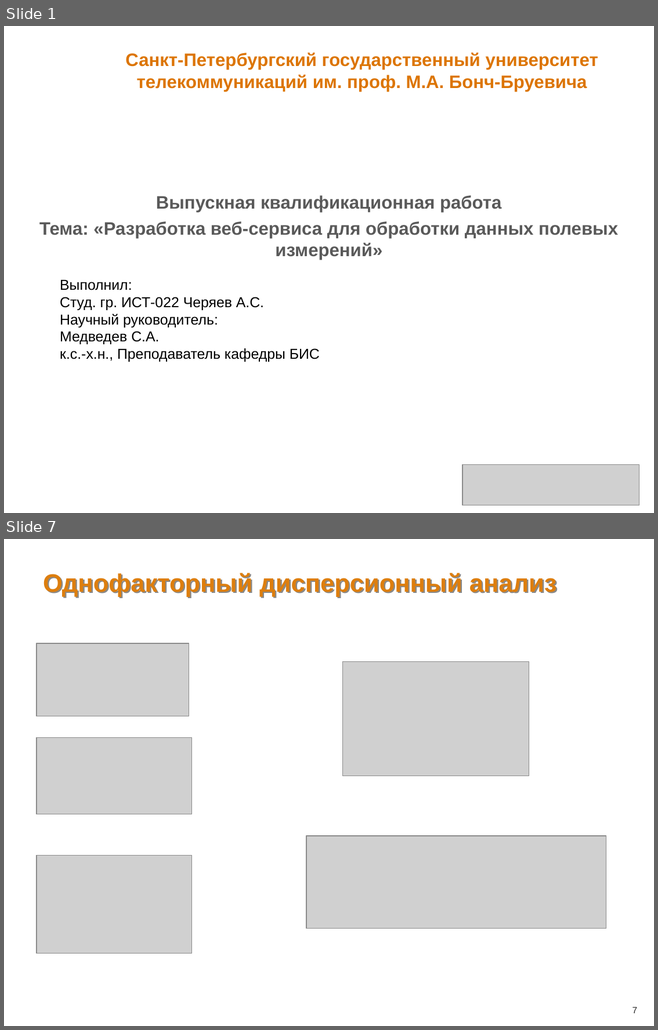
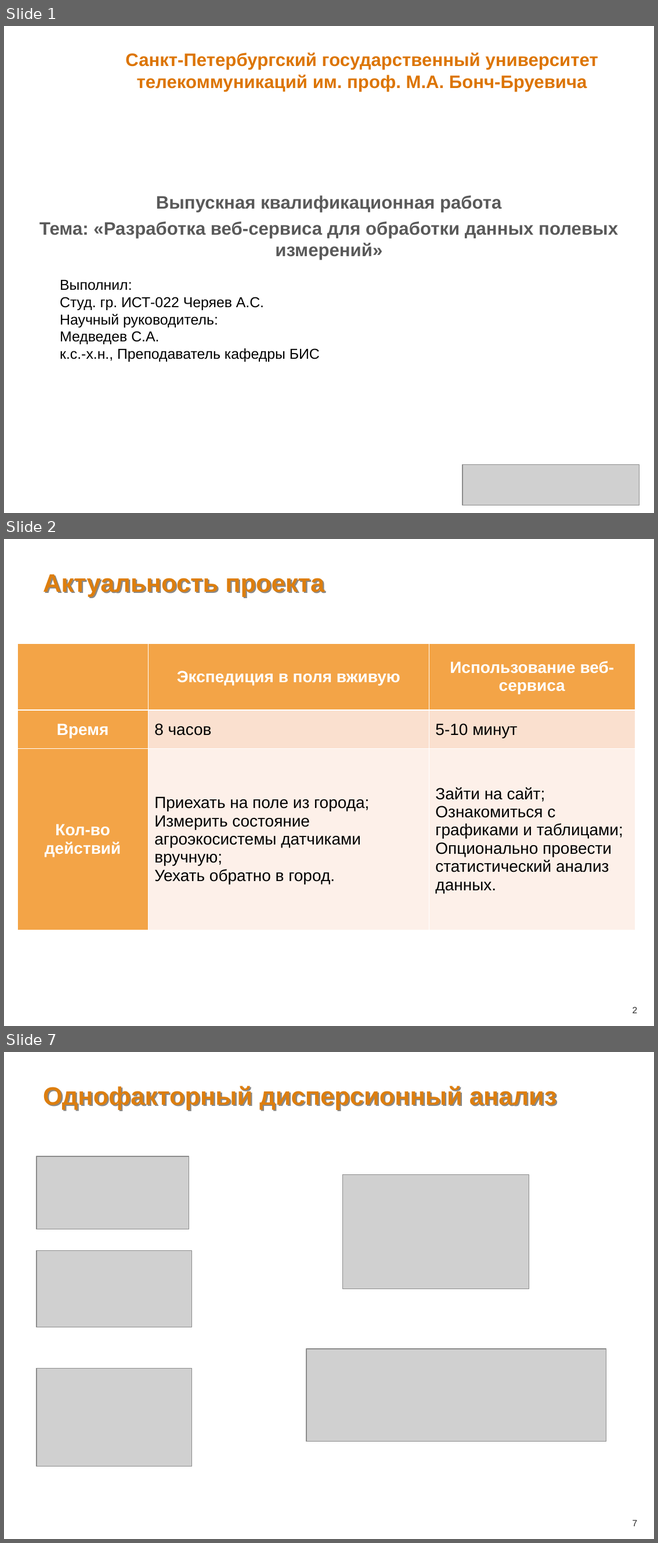
Before and after one commit to kradunches/ari-metiostation, a slide deck: doc/Презентация.ppt. Shown one above the other, each under a label of ours: slides 1 and 7 before the commit, slides 1, 2 and 7 after it; the slides between them are not shown. The pictures are 658x1030 and 658x1543 pixels, drawn with LibreOffice and Linux fonts; fonts in the diff are those of the drawing; grey boxes stand for pictures; background and template pictures are left out. Boxes give left, top, right and bottom in pixels: in the first picture for what was removed or moved away, otherwise in the second. Text is boxed around its words. In the diff, an @@ line names an element or a change of style, - is before the commit and + after.

```diff
--- a/doc/Презентация.ppt
+++ b/doc/Презентация.ppt
@@ slide 2 added at (x1=4, y1=539, x2=654, y2=1026), background picture (left out) @@
@@ title added at (x1=43, y1=574, x2=324, y2=597), 28 pt, text #DD7E0E, bold @@
+Актуальность проекта
@@ table added at (x1=18, y1=643, x2=635, y2=930), 3 rows, 3 columns @@
+ | Экспедиция в поля вживую | Использование веб-сервиса
+Время | 8 часов | 5-10 минут
+Кол-во действий | Приехать на поле из города; / Измерить состояние агроэкосистемы датчиками вручную; / Уехать обратно в город. | Зайти на сайт; / Ознакомиться с графиками и таблицами; / Опционально провести статистический анализ данных.
@@ page number added at (x1=632, y1=1007, x2=637, y2=1013), 10 pt, text #262626 @@
+2
```
Also in this commit, not shown: 5 slides changed, 3 other slides added, 3 slides removed, 3 other files.
